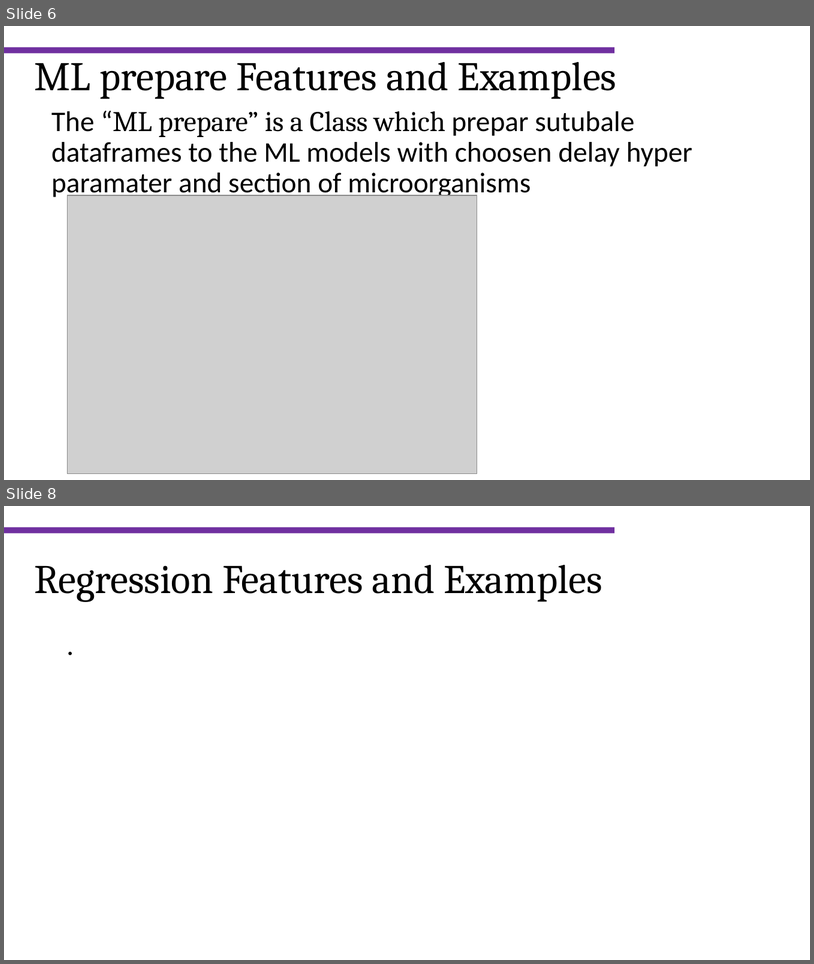
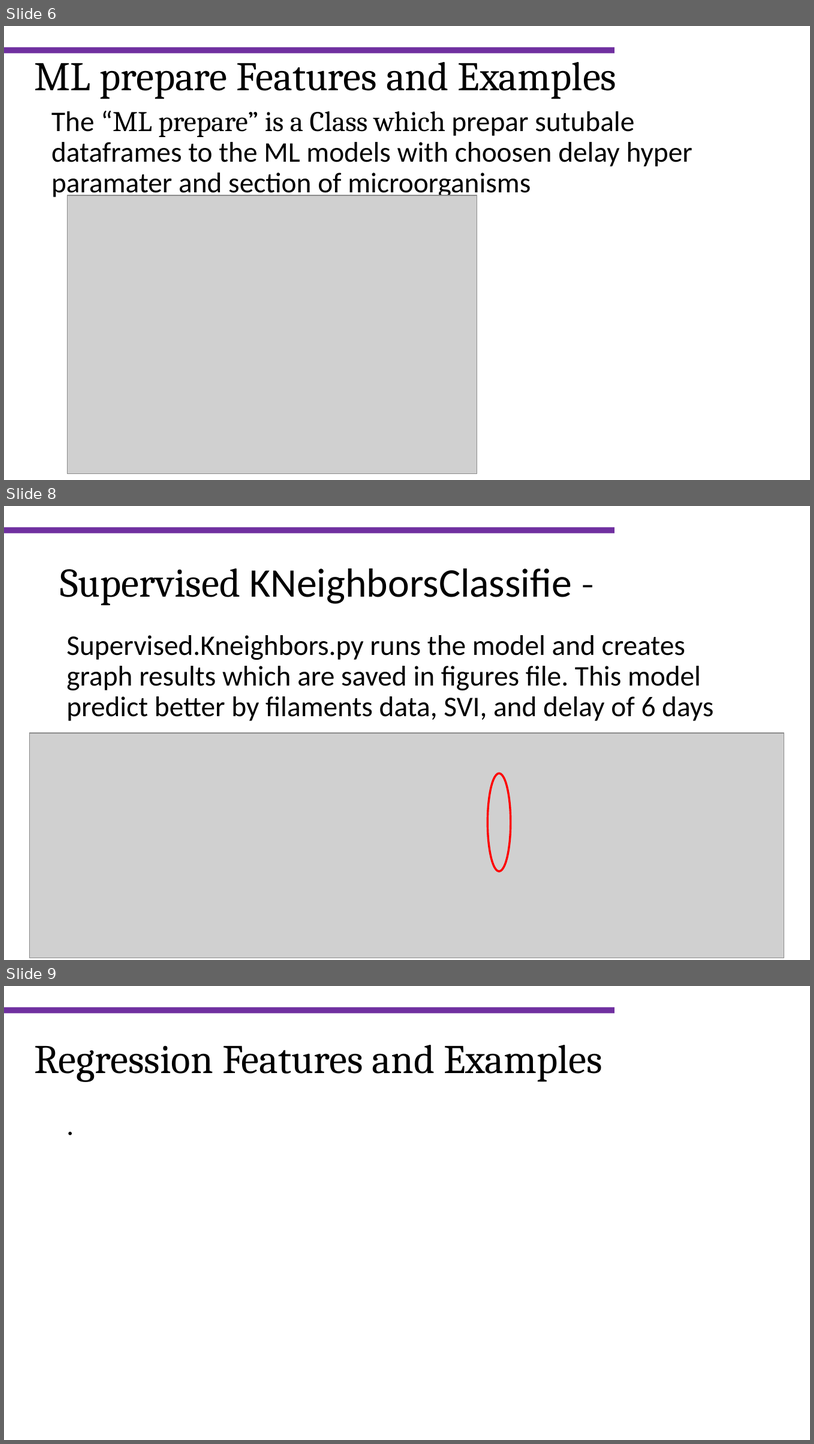
Before and after one commit to efratkohen/Project, a slide deck: hackathon_master.pptx. Shown one above the other, each under a label of ours: slides 6 and 8 before the commit, slides 6, 8 and 9 after it; the slides between them are not shown. The pictures are 814x964 and 814x1444 pixels, drawn with LibreOffice and Linux fonts; fonts in the diff are those of the drawing; grey boxes stand for pictures; background and template pictures are left out. Boxes give left, top, right and bottom in pixels: in the first picture for what was removed or moved away, otherwise in the second. Text is boxed around its words. In the diff, an @@ line names an element or a change of style, - is before the commit and + after.

Commit message:
update supervised results

```diff
--- a/hackathon_master.pptx
+++ b/hackathon_master.pptx
@@ slide 8 added at (4, 506, 810, 960), background #FFFFFF; not listed: 1 template element that a slide beside it also shows @@
@@ text added at (60, 568, 572, 606), 40 pt, text #000000 @@
+Supervised KNeighborsClassifie -
@@ text added at (66, 635, 714, 721), 28 pt, text #000000 @@
+Supervised.Kneighbors.py runs the model and creates graph results which are saved in figures file. This model predict better by filaments data, SVI, and delay of 6 days
@@ picture added at (30, 733, 785, 957) @@
@@ ellipse added at (488, 773, 510, 871), outline #FF0000 2 pt @@
@@ what was slide 8 is now slide 9 @@
```
Also in this commit, not shown: 4 slides changed.
